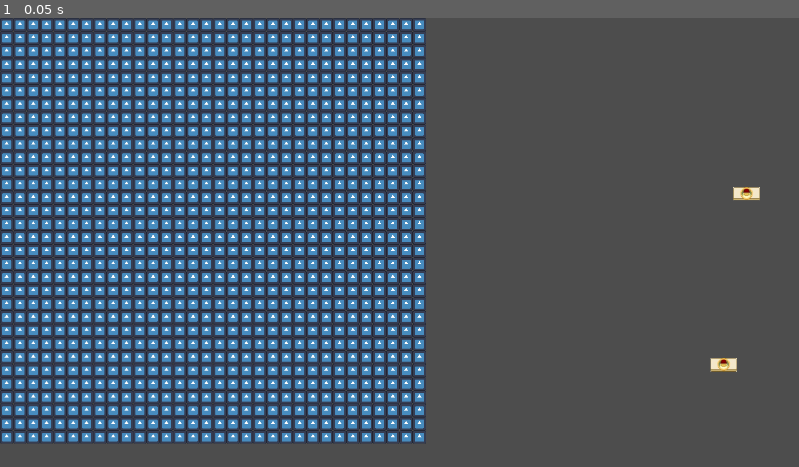
Above: before the commit, frame 1.
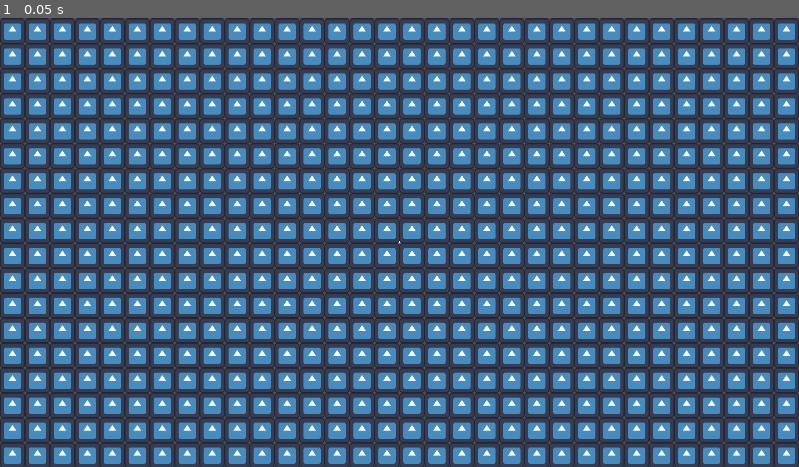
Above: after the commit, the same moment.

Repository: FrampthDev/JamOn
Game: Godot game, scene res://Scenes/game_scene.tscn
Two runs of this game, one before a commit and one after it. Both use one fixed random seed, a clock stepped at 60 frames per second and the inputs below. The engine's default icon, where the game draws it, is replaced by a stand-in: a white triangle on a blue panel in a dark square.
Inputs:
- Up to frame 1 (0.05 s): no input

The runs differ from the first frame. In frame 1, 62% of the frame differs, in the area x 0-100%, y 0-100%.

Commit message:
Ajustes de cámara

Diff:
--- a/Scenes/game_scene.tscn
+++ b/Scenes/game_scene.tscn
@@ -16,12 +16,14 @@
 camera = NodePath("../Camera2D")
 
 [node name="Camera2D" type="Camera2D" parent="."]
-position = Vector2(960, 540)
+position = Vector2(512, 287)
+offset = Vector2(0, 32)
+zoom = Vector2(1.875, 1.875)
 
 [node name="Tabletop" parent="." instance=ExtResource("2_6h5vk")]
 
 [node name="Piece" parent="." instance=ExtResource("2_b6fju")]
-position = Vector2(1739, 834)
+position = Vector2(1389, 571)
 
 [node name="Piece2" parent="." instance=ExtResource("2_b6fju")]
-position = Vector2(1794, 423)
+position = Vector2(1381, 239)
Not shown: 1 places in Scenes/GenTree/gen_tree.tscn that only renumber resources
